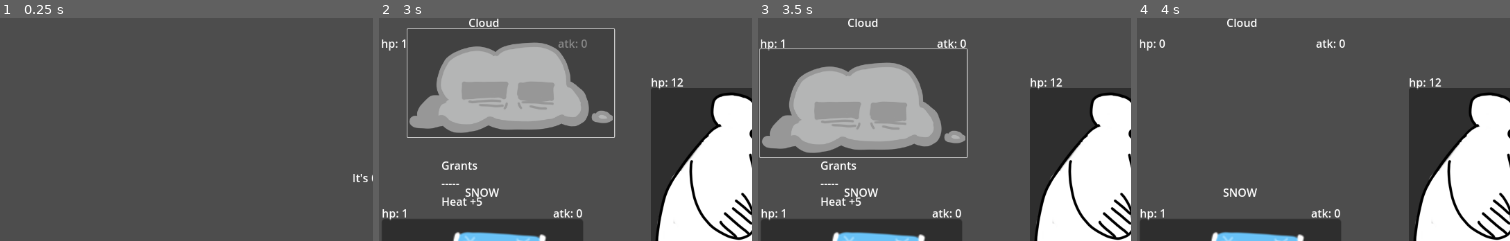
Above: before the commit, frames 1-4 (left to right).
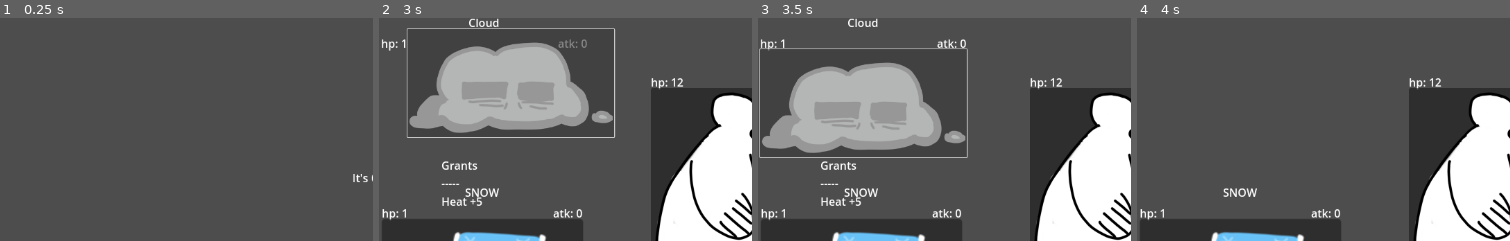
Above: after the commit, the same moments.

Repository: alex-mike-mark-again/godot-combat
Game: Godot game, scene res://main_menu.tscn
The game is run twice, just before and just after one commit, with the same random seed, the same clock (stepped at 60 frames per second) and the same inputs. The engine's default icon, where the game draws it, is replaced by a stand-in: a white triangle on a blue panel in a dark square.
Inputs (mouse positions are % of the whole screen's width and height, from its top left):
- Up to frame 1 (0.25 s): no input
- Up to frame 2 (3 s): click "Start" at 0.5 s; click (14, 19) at 1.27 s; click (14, 19) at 2.02 s; click (14, 19) at 2.77 s
- Up to frame 3 (3.5 s): no input
- Up to frame 4 (4 s): tap Enter at 3.5 s; move the mouse to (77, 45) at 3.52 s
The pictures show only the part of the screen within x 0-50%, y 0-50%; the shares and areas given below are measured in that part.

Frames 1-3 are identical in both runs. In frame 4, 0.5% of the frame differs, in the area x 0-56%, y 0-15%.

Commit message:
Adds on hit/death sfx.

Diff:
--- a/enemies/enemy.gd
+++ b/enemies/enemy.gd
@@ -39,8 +39,10 @@
 
 func die():
 	super.die()
+	var finished = animationPlayer.animation_finished
 	animationPlayer.play("death")
-	$Selector.disabled = true
+	await finished # curious about what the implications of using await are.
+	hide()
 
 func _update_displays():
 	hpLabel.text = "hp: "+str(hp)
@@ -50,6 +52,9 @@
 	super.take_damage(damage)
 	if !dead:
 		animationPlayer.play("damage")
+		$AudioStreamPlayer2D.play()
+	else:
+		$AudioStreamPlayer2D2.play()
 
 func _on_selector_mouse_entered():
 	buffLabel.show()
--- a/enemies/enemy.tscn
+++ b/enemies/enemy.tscn
@@ -1,7 +1,9 @@
-[gd_scene load_steps=7 format=3 uid="uid://d15w3qccq2gc8"]
+[gd_scene load_steps=9 format=3 uid="uid://d15w3qccq2gc8"]
 
 [ext_resource type="Script" path="res://enemies/enemy.gd" id="1_tnjn8"]
 [ext_resource type="Texture2D" uid="uid://djvdh44acre7u" path="res://icon.svg" id="2_1djyi"]
+[ext_resource type="AudioStream" uid="uid://cld5r8yhfux07" path="res://sfx/punch-3-166696.mp3" id="3_hj6iw"]
+[ext_resource type="AudioStream" uid="uid://canfinpfol2qf" path="res://sfx/punch-6-166699.mp3" id="4_6k7hd"]
 
 [sub_resource type="Animation" id="Animation_emtrv"]
 length = 0.001
@@ -143,6 +145,12 @@
 offset_bottom = 136.0
 icon = ExtResource("2_1djyi")
 
+[node name="AudioStreamPlayer2D" type="AudioStreamPlayer2D" parent="."]
+stream = ExtResource("3_hj6iw")
+
+[node name="AudioStreamPlayer2D2" type="AudioStreamPlayer2D" parent="."]
+stream = ExtResource("4_6k7hd")
+
 [connection signal="mouse_entered" from="Selector" to="." method="_on_selector_mouse_entered"]
 [connection signal="mouse_exited" from="Selector" to="." method="_on_selector_mouse_exited"]
 [connection signal="pressed" from="Selector" to="." method="_on_selector_pressed"]
Not shown, added: sfx/punch-3-166696.mp3.import
Not shown, added: sfx/punch-6-166699.mp3.import
Not shown, added: sfx/punch-7-166700.mp3.import
Not shown, added: sfx/punch-3-166696.mp3
Not shown, added: sfx/punch-6-166699.mp3
Not shown, added: sfx/punch-7-166700.mp3
